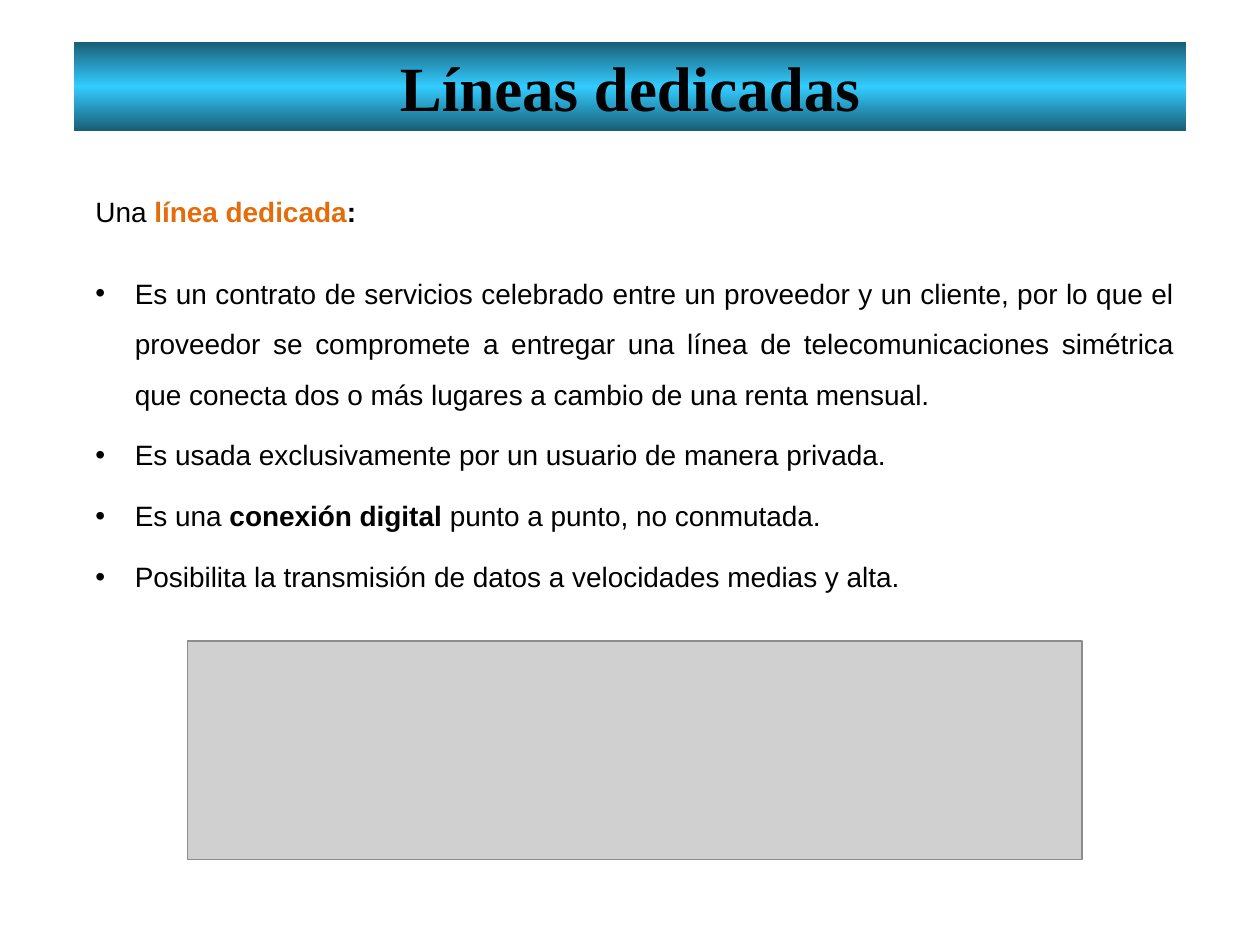
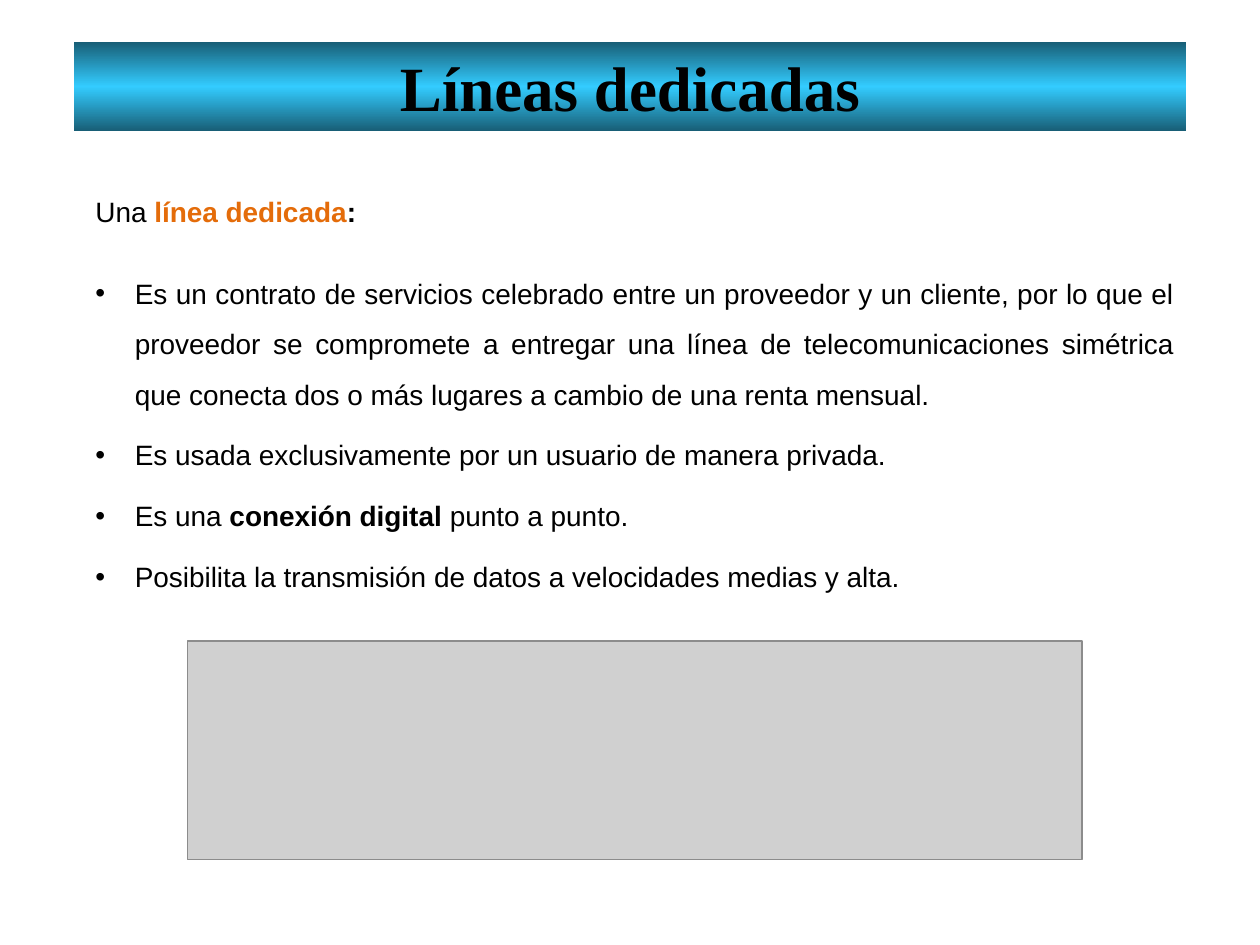
Before and after one commit to lizetheP/Redes1, a slide deck: slide 24 of CalendarioAgo20/Presentaciones/11_AnalogicasDigitalesCompletoF.pptx. Drawn at 1260x945 pixels with LibreOffice and Linux fonts; fonts in the diff are those of the drawing; grey boxes stand for pictures. Boxes give left, top, right and bottom in pixels: in the first picture for what was removed or moved away, otherwise in the second. Text is boxed around its words. In the diff, an @@ line names an element or a change of style, - is before the commit and + after.

```diff
--- a/CalendarioAgo20/Presentaciones/11_AnalogicasDigitalesCompletoF.pptx
+++ b/CalendarioAgo20/Presentaciones/11_AnalogicasDigitalesCompletoF.pptx
@@ text at (135,505,629,531): text changed @@
-• Es una conexión digital punto a punto, no conmutada.
+• Es una conexión digital punto a punto.
```
Also in this commit, not shown: 3 other files.
